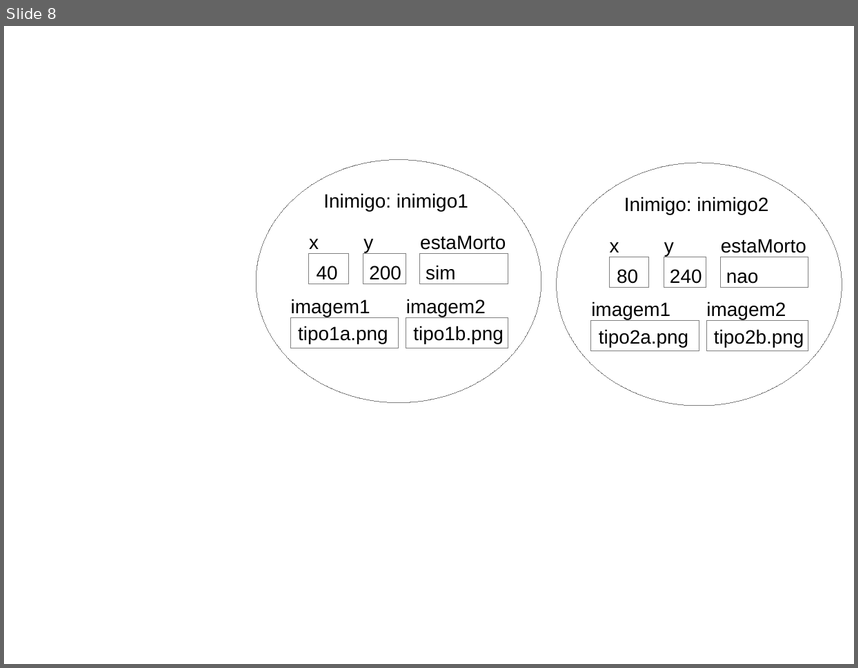
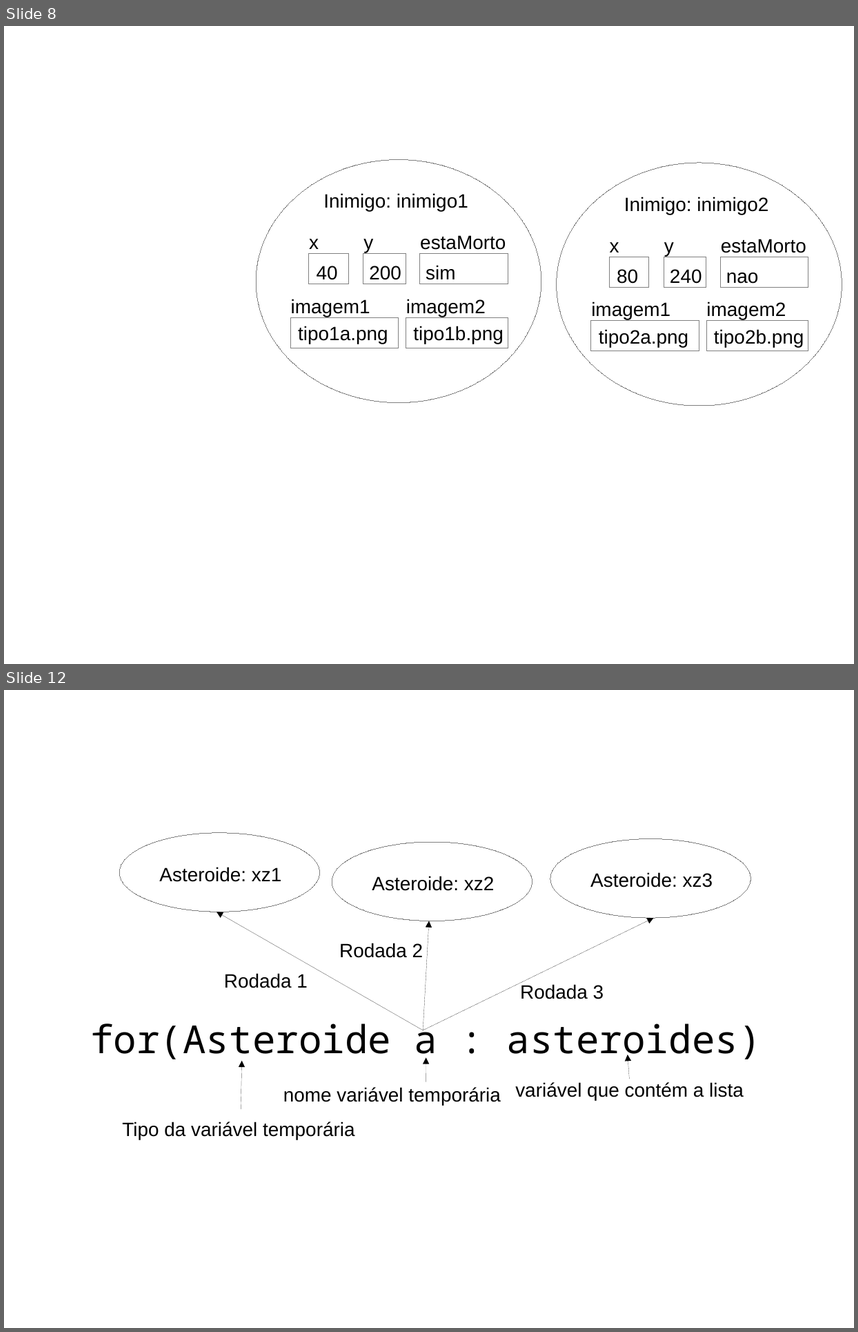
Before and after one commit to kaleucaminha/tcc, a slide deck: Imagens/Imagens.odp. Shown one above the other, each under a label of ours: slide 8 before the commit, slides 8 and 12 after it; the slides between them are not shown. The pictures are 858x668 and 858x1332 pixels, drawn with LibreOffice and Linux fonts; fonts in the diff are those of the drawing. Boxes give left, top, right and bottom in pixels: in the first picture for what was removed or moved away, otherwise in the second. Text is boxed around its words. In the diff, an @@ line names an element or a change of style, - is before the commit and + after.

```diff
--- a/Imagens/Imagens.odp
+++ b/Imagens/Imagens.odp
@@ slide 12 added at [4,690,854,1328], background #FFFFFF @@
@@ ellipse added at [120,833,320,911], outline #808080 0 pt @@
@@ ellipse added at [332,842,533,920], outline #808080 0 pt @@
@@ ellipse added at [551,839,751,918], outline #808080 0 pt @@
@@ text added at [159,867,281,882], 18 pt, text #000000 @@
+Asteroide: xz1
@@ text added at [372,876,494,891], 18 pt, text #000000 @@
+Asteroide: xz2
@@ text added at [590,872,713,887], 18 pt, text #000000 @@
+Asteroide: xz3
@@ arrow added from (423, 1030) to (217, 911), #000000 0 pt @@
@@ arrow added from (423, 1030) to (429, 920), #000000 0 pt @@
@@ arrow added from (423, 1030) to (654, 918), #000000 0 pt @@
@@ text added at [339,943,424,958], 18 pt, text #000000 @@
+Rodada 2
@@ text added at [224,973,308,988], 18 pt, text #000000 @@
+Rodada 1
@@ text added at [520,984,604,999], 18 pt, text #000000 @@
+Rodada 3
@@ text added at [90,1017,762,1063], 36 pt, text #000000 @@
+for(Asteroide a : asteroides)
@@ arrow added from (241, 1109) to (241, 1061), #000000 0 pt @@
@@ arrow added from (426, 1082) to (426, 1057), #000000 0 pt @@
@@ arrow added from (630, 1078) to (628, 1054), #000000 0 pt @@
@@ text added at [515,1082,744,1100], 18 pt, text #000000 @@
+variável que contém a lista
@@ text added at [283,1087,500,1105], 18 pt, text #000000 @@
+nome variável temporária
@@ text added at [122,1121,355,1139], 18 pt, text #000000 @@
+Tipo da variável temporária
```
Also in this commit, not shown: 3 other slides added, 49 other files.
